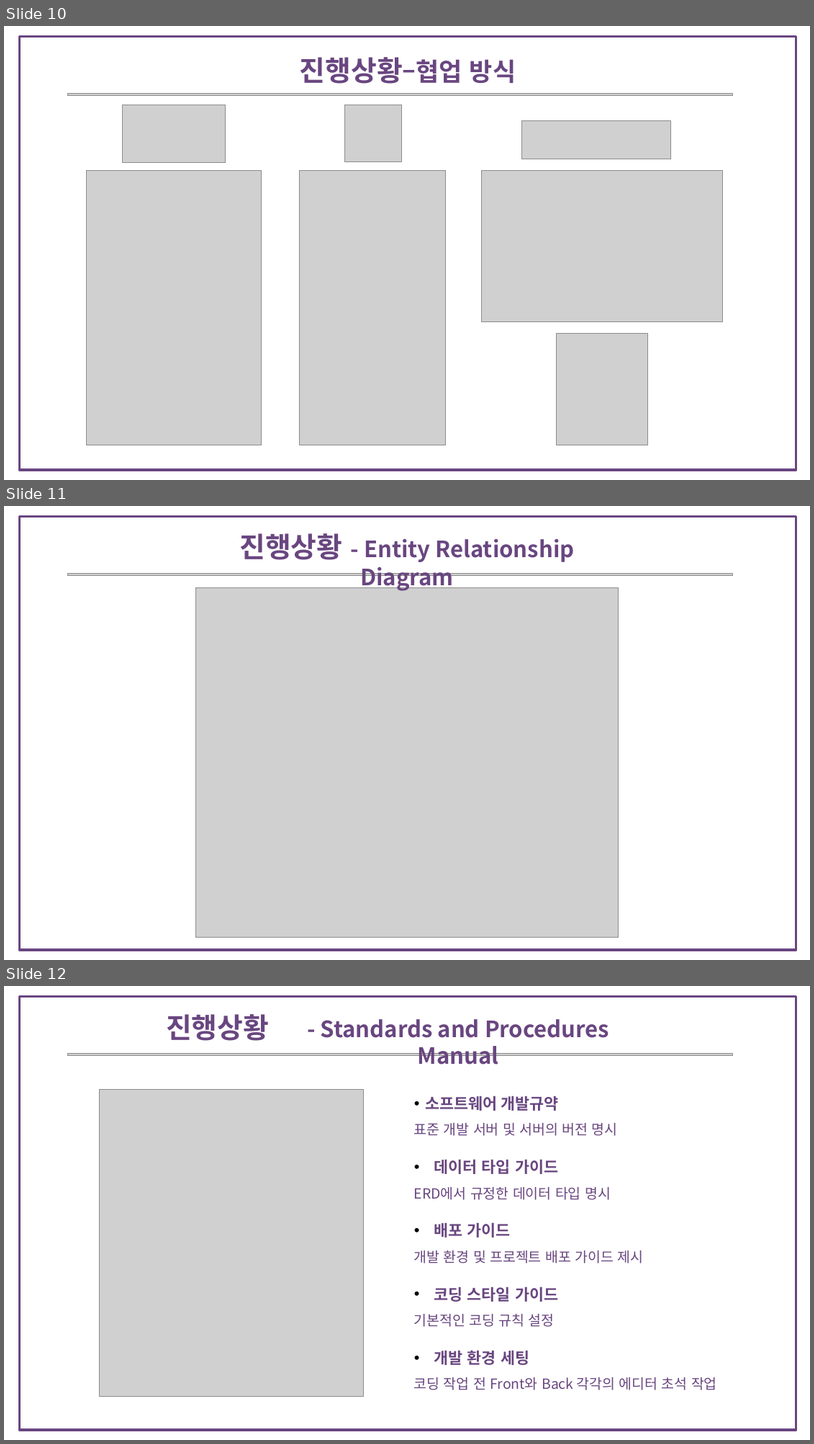
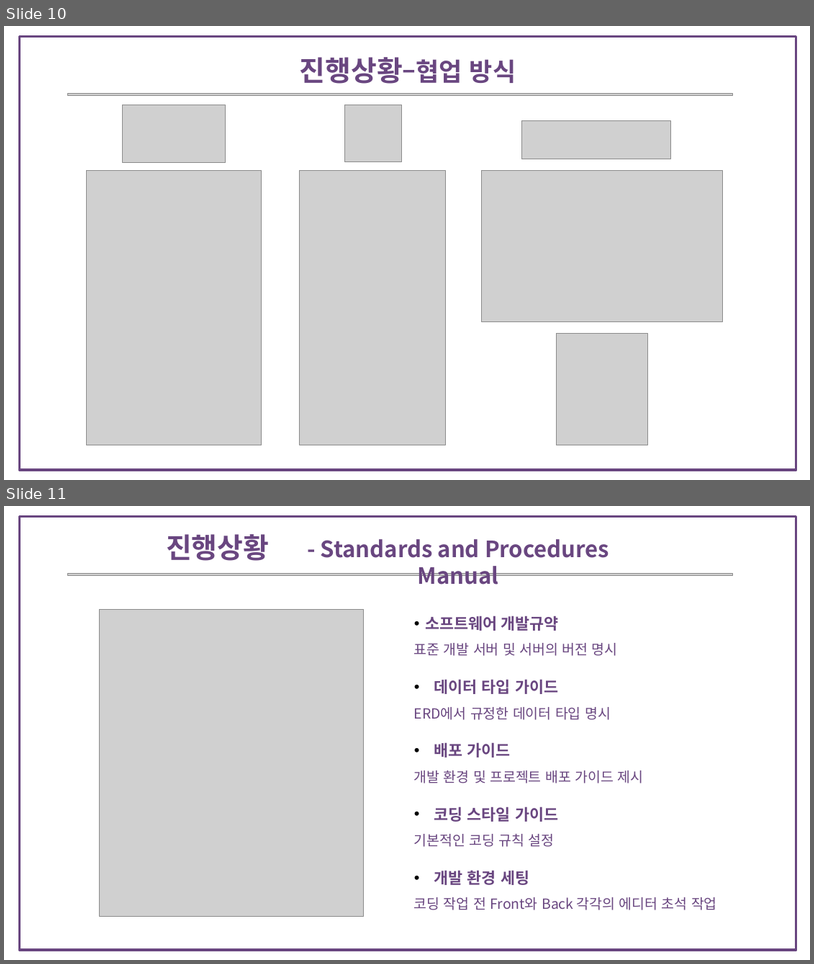
Before and after one commit to bitnarii/YMPM, a slide deck: 기획서/5조 Fit-back.pptx. Shown one above the other, each under a label of ours: slides 10, 11 and 12 before the commit, slides 10 and 11 after it. The pictures are 814x1444 and 814x964 pixels, drawn with LibreOffice and Linux fonts; fonts in the diff are those of the drawing; grey boxes stand for pictures. Boxes give left, top, right and bottom in pixels: in the first picture for what was removed or moved away, otherwise in the second. Text is boxed around its words. In the diff, an @@ line names an element or a change of style, - is before the commit and + after.

```diff
--- a/기획서/5조 Fit-back.pptx
+++ b/기획서/5조 Fit-back.pptx
@@ slide 11 removed at box(4, 506, 810, 960), background #FFFFFF @@
@@ rectangle removed at box(19, 517, 796, 950) @@
@@ text removed at box(239, 533, 575, 591) @@
-진행상황 - Entity Relationship Diagram
@@ picture removed at box(67, 574, 733, 575) @@
@@ picture removed at box(196, 588, 619, 937) @@
@@ what was slide 12 is now slide 11 @@
```
Also in this commit, not shown: 1 slide changed, 1 slide added, 1 other slide removed.
